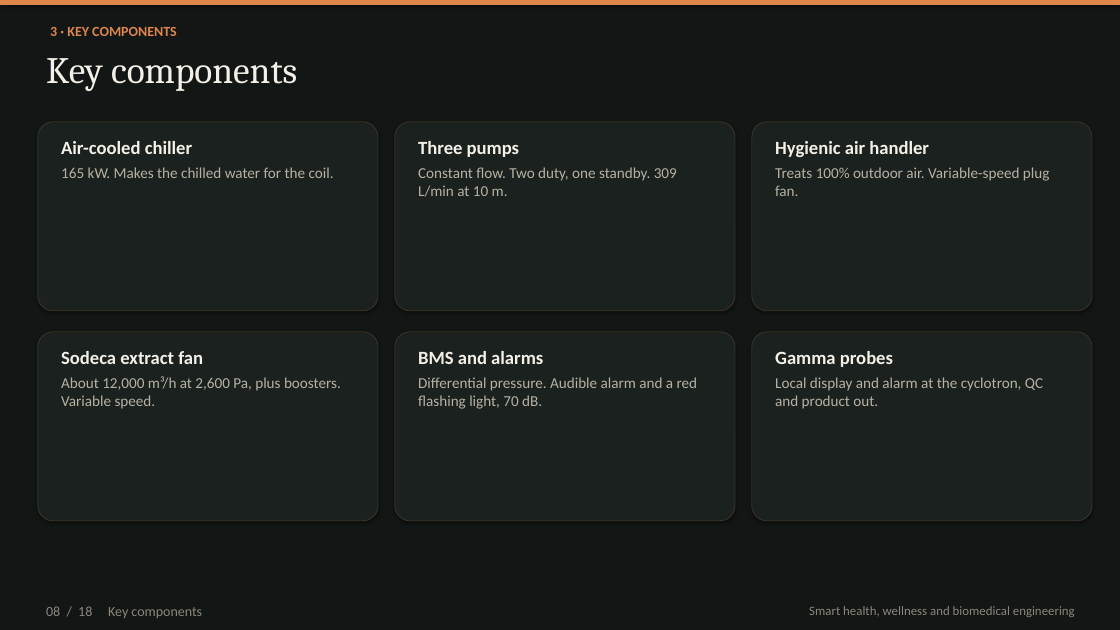
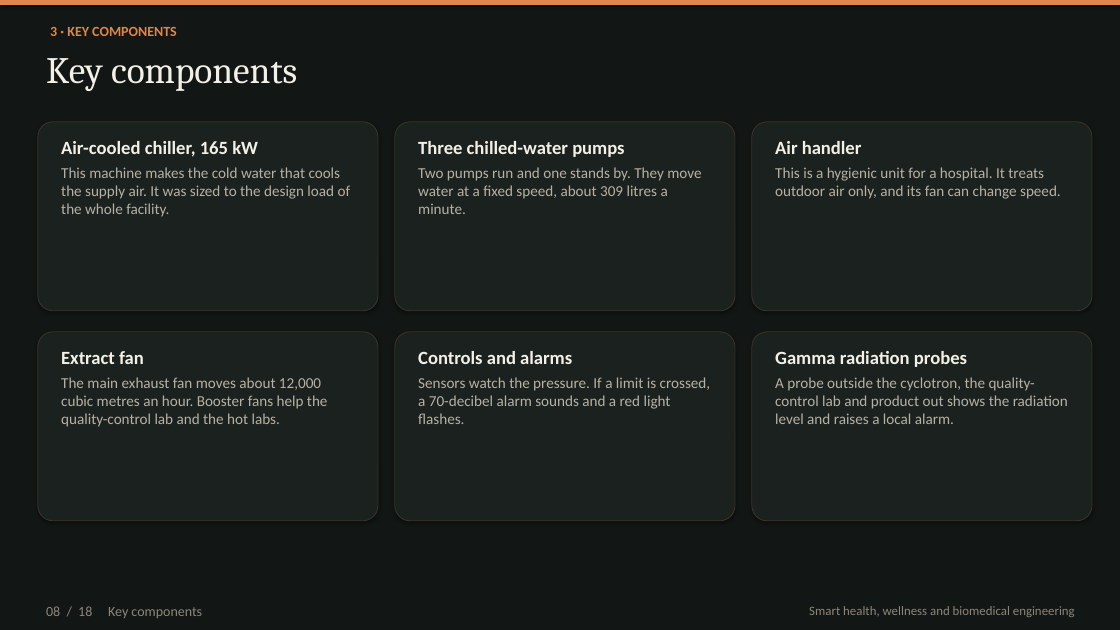
Before and after one commit to kakaijacob/Special-Operations-Schema, a slide deck: slide 8 of iek-talks/IEK_Cyclotron_HVAC_18_slides.pptx. Drawn at 1120x630 pixels with LibreOffice and Linux fonts; fonts in the diff are those of the drawing. Boxes give left, top, right and bottom in pixels: in the first picture for what was removed or moved away, otherwise in the second. Text is boxed around its words. In the diff, an @@ line names an element or a change of style, - is before the commit and + after.

```diff
--- a/iek-talks/IEK_Cyclotron_HVAC_18_slides.pptx
+++ b/iek-talks/IEK_Cyclotron_HVAC_18_slides.pptx
@@ text at [61,141,351,217]: text changed @@
-Air-cooled chiller
-165 kW. Makes the chilled water for the coil.
+Air-cooled chiller, 165 kW
+This machine makes the cold water that cools the supply air. It was sized to the design load of the whole facility.
@@ text at [418,141,701,214]: text changed @@
-Three pumps
-Constant flow. Two duty, one standby. 309 L/min at 10 m.
+Three chilled-water pumps
+Two pumps run and one stands by. They move water at a fixed speed, about 309 litres a minute.
@@ text at [775,141,1061,199]: text changed @@
-Hygienic air handler
-Treats 100% outdoor air. Variable-speed plug fan.
+Air handler
+This is a hygienic unit for a hospital. It treats outdoor air only, and its fan can change speed.
@@ text at [61,351,328,427]: text changed @@
-Sodeca extract fan
-About 12,000 m³/h at 2,600 Pa, plus boosters. Variable speed.
+Extract fan
+The main exhaust fan moves about 12,000 cubic metres an hour. Booster fans help the quality-control lab and the hot labs.
@@ text at [418,351,710,424]: text changed @@
-BMS and alarms
-Differential pressure. Audible alarm and a red flashing light, 70 dB.
+Controls and alarms
+Sensors watch the pressure. If a limit is crossed, a 70-decibel alarm sounds and a red light flashes.
@@ text at [775,351,1068,424]: text changed @@
-Gamma probes
-Local display and alarm at the cyclotron, QC and product out.
+Gamma radiation probes
+A probe outside the cyclotron, the quality-control lab and product out shows the radiation level and raises a local alarm.
```
Also in this commit, not shown: 17 other slides changed, 1 other file.
